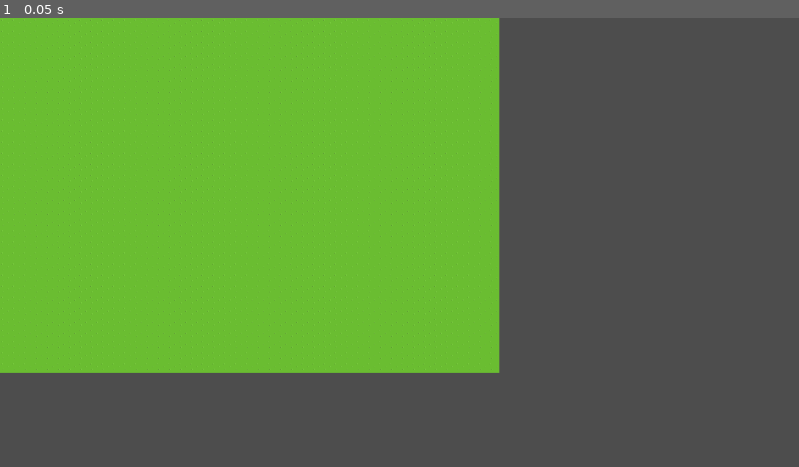
Above: before the commit, frame 1.
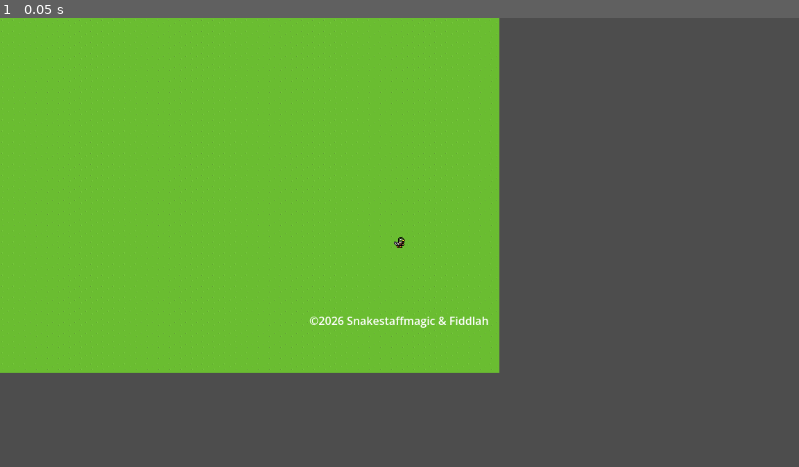
Above: after the commit, the same moment.

Repository: NoneApplicableGames/Duck-Farmer
Game: Godot game, scene res://Scenes/main.tscn
Two runs of this game, one before a commit and one after it. Both use one fixed random seed, a clock stepped at 60 frames per second and the inputs below.
Inputs:
- Up to frame 1 (0.05 s): no input

The runs differ from the first frame. In frame 1, 0.3% of the frame differs, in the area x 38-62%, y 48-70%.

Commit message:
Character Controller Start
* Fixed an issue where the player was being rendered behind the tilemap
* Created a placeholder layout for the settings menu
* started work on a basic four directional character controller

Diff:
--- a/Resources/UI_Themes/Title_Screen_UI.tres
+++ b/Resources/UI_Themes/Title_Screen_UI.tres
@@ -1,3 +1,4 @@
 [gd_resource type="Theme" format=3 uid="uid://louyewpos6lu"]
 
 [resource]
+default_font_size = 30
--- a/Scenes/Levels/farm_house.tscn
+++ b/Scenes/Levels/farm_house.tscn
@@ -3,12 +3,15 @@
 [ext_resource type="TileSet" uid="uid://coa66g2hh46e2" path="res://Resources/Tilesets/Map_Tile_Set.tres" id="1_apbsl"]
 
 [node name="Farm House" type="Node2D" unique_id=640924386]
+z_index = -1
 
 [node name="Background" type="CanvasLayer" parent="." unique_id=131341061]
+layer = -1
 
 [node name="Parallax2D" type="Parallax2D" parent="Background" unique_id=461940469]
 
 [node name="Foreground" type="CanvasLayer" parent="." unique_id=555501]
+layer = -1
 
 [node name="TileMapLayer" type="TileMapLayer" parent="Foreground" unique_id=1270351325]
 tile_map_data = PackedByteArray("AAAAAAAAAAAIAAQAAAAAAAEAAAAIAAQAAAAAAAIAAAAIAAQAAAAAAAMAAAAIAAQAAAAAAAQAAAAIAAQAAAAAAA …(22960 unchanged characters)…
--- /dev/null
+++ b/Scenes/Menus/settings_menu.tscn
@@ -0,0 +1,9 @@
+[gd_scene format=3 uid="uid://cdjlu4yewdiyy"]
+
+[node name="SettingsMenu" type="Control" unique_id=1170193351]
+layout_mode = 3
+anchors_preset = 15
+anchor_right = 1.0
+anchor_bottom = 1.0
+grow_horizontal = 2
+grow_vertical = 2
--- /dev/null
+++ b/Scenes/Menus/title_screen.tscn
@@ -0,0 +1,55 @@
+[gd_scene format=3 uid="uid://das6ynf80w84c"]
+
+[ext_resource type="Theme" uid="uid://louyewpos6lu" path="res://Resources/UI_Themes/Title_Screen_UI.tres" id="1_klylv"]
+
+[sub_resource type="LabelSettings" id="LabelSettings_klylv"]
+font_size = 70
+
+[node name="TitleScreen" type="Control" unique_id=301549888]
+layout_mode = 3
+anchors_preset = 15
+anchor_right = 1.0
+anchor_bottom = 1.0
+grow_horizontal = 2
+grow_vertical = 2
+size_flags_vertical = 8
+theme = ExtResource("1_klylv")
+
+[node name="Label" type="Label" parent="." unique_id=1252621153]
+layout_mode = 1
+anchors_preset = 1
+anchor_left = 1.0
+anchor_right = 1.0
+offset_left = -544.0
+offset_top = 88.0
+offset_right = -109.0
+offset_bottom = 184.0
+grow_horizontal = 0
+text = "Duck Farmer"
+label_settings = SubResource("LabelSettings_klylv")
+
+[node name="VBoxContainer" type="VBoxContainer" parent="." unique_id=455465118]
+layout_mode = 1
+anchors_preset = 6
+anchor_left = 1.0
+anchor_top = 0.5
+anchor_right = 1.0
+anchor_bottom = 0.5
+offset_left = -336.0
+offset_top = 148.0
+offset_right = 2.0
+offset_bottom = 306.0
+grow_horizontal = 0
+grow_vertical = 2
+
+[node name="StartGameButton" type="Button" parent="VBoxContainer" unique_id=914580899]
+layout_mode = 2
+text = "Start Game"
+
+[node name="SettingsButton" type="Button" parent="VBoxContainer" unique_id=177353700]
+layout_mode = 2
+text = "Settings"
+
+[node name="QuitButton" type="Button" parent="VBoxContainer" unique_id=1282861517]
+layout_mode = 2
+text = "Quit Game"
--- a/Scenes/main.tscn
+++ b/Scenes/main.tscn
@@ -6,10 +6,14 @@
 
 [node name="Main" type="Node2D" unique_id=575048488]
 
+[node name="PlayerCharacter" parent="." unique_id=182670116 instance=ExtResource("1_jjgbg")]
+top_level = true
+z_index = 2
+position = Vector2(547, 370)
+
+[node name="Camera2D" type="Camera2D" parent="PlayerCharacter" unique_id=250809578]
+
 [node name="Farm House" parent="." unique_id=640924386 instance=ExtResource("1_bo1nx")]
-
-[node name="PlayerCharacter" parent="." unique_id=182670116 instance=ExtResource("1_jjgbg")]
-position = Vector2(571, 333)
 
 [node name="WaterMark" parent="." unique_id=930443363 instance=ExtResource("3_8gbba")]
 offset_left = 716.0
--- a/Scenes/player_character.tscn
+++ b/Scenes/player_character.tscn
@@ -1,11 +1,13 @@
 [gd_scene format=3 uid="uid://dt55hebwdlkl0"]
 
+[ext_resource type="Script" uid="uid://cvmxovaqbxh2v" path="res://Scripts/character_controller.gd" id="1_cmdk4"]
 [ext_resource type="SpriteFrames" uid="uid://bscv3s2vn5qtt" path="res://Resources/Sprite_Frames/Player_Sprite_Frames.tres" id="1_qcwfp"]
 
 [sub_resource type="RectangleShape2D" id="RectangleShape2D_cmdk4"]
 size = Vector2(16, 16)
 
 [node name="PlayerCharacter" type="CharacterBody2D" unique_id=182670116]
+script = ExtResource("1_cmdk4")
 
 [node name="SpriteHandle" type="AnimatedSprite2D" parent="." unique_id=335533956]
 sprite_frames = ExtResource("1_qcwfp")
--- a/Scenes/title_screen.tscn
+++ /dev/null
@@ -1,28 +0,0 @@
-[gd_scene format=3 uid="uid://das6ynf80w84c"]
-
-[ext_resource type="Theme" uid="uid://louyewpos6lu" path="res://Resources/UI_Themes/Title_Screen_UI.tres" id="1_klylv"]
-
-[sub_resource type="LabelSettings" id="LabelSettings_klylv"]
-font_size = 52
-
-[node name="TitleScreen" type="Control" unique_id=301549888]
-layout_mode = 3
-anchors_preset = 15
-anchor_right = 1.0
-anchor_bottom = 1.0
-grow_horizontal = 2
-grow_vertical = 2
-theme = ExtResource("1_klylv")
-
-[node name="Label" type="Label" parent="." unique_id=1252621153]
-layout_mode = 1
-anchors_preset = 5
-anchor_left = 0.5
-anchor_right = 0.5
-offset_left = -161.5
-offset_top = 95.0
-offset_right = 161.5
-offset_bottom = 167.0
-grow_horizontal = 2
-text = "Duck Farmer"
-label_settings = SubResource("LabelSettings_klylv")
--- /dev/null
+++ b/Scripts/character_controller.gd
@@ -0,0 +1,17 @@
+extends CharacterBody2D
+class_name CharacterController
+
+## Class dedicated to handling the player character, their movement and accociated states.
+
+@export_category("Physics Variables")
+@export var walk_speed : float = 0.0
+@export var run_speed : float = 0.0
+
+
+func _process(delta: float) -> void:
+	var move_direction : Vector2
+	move_direction.x = Input.get_axis("Move_Left","Move_Right")
+	move_direction.y = Input.get_axis("Move_Up","Move_Down")
+
+	var move_vector := move_direction * walk_speed * delta
+	pass
Not shown, added: Scripts/character_controller.gd.uid
